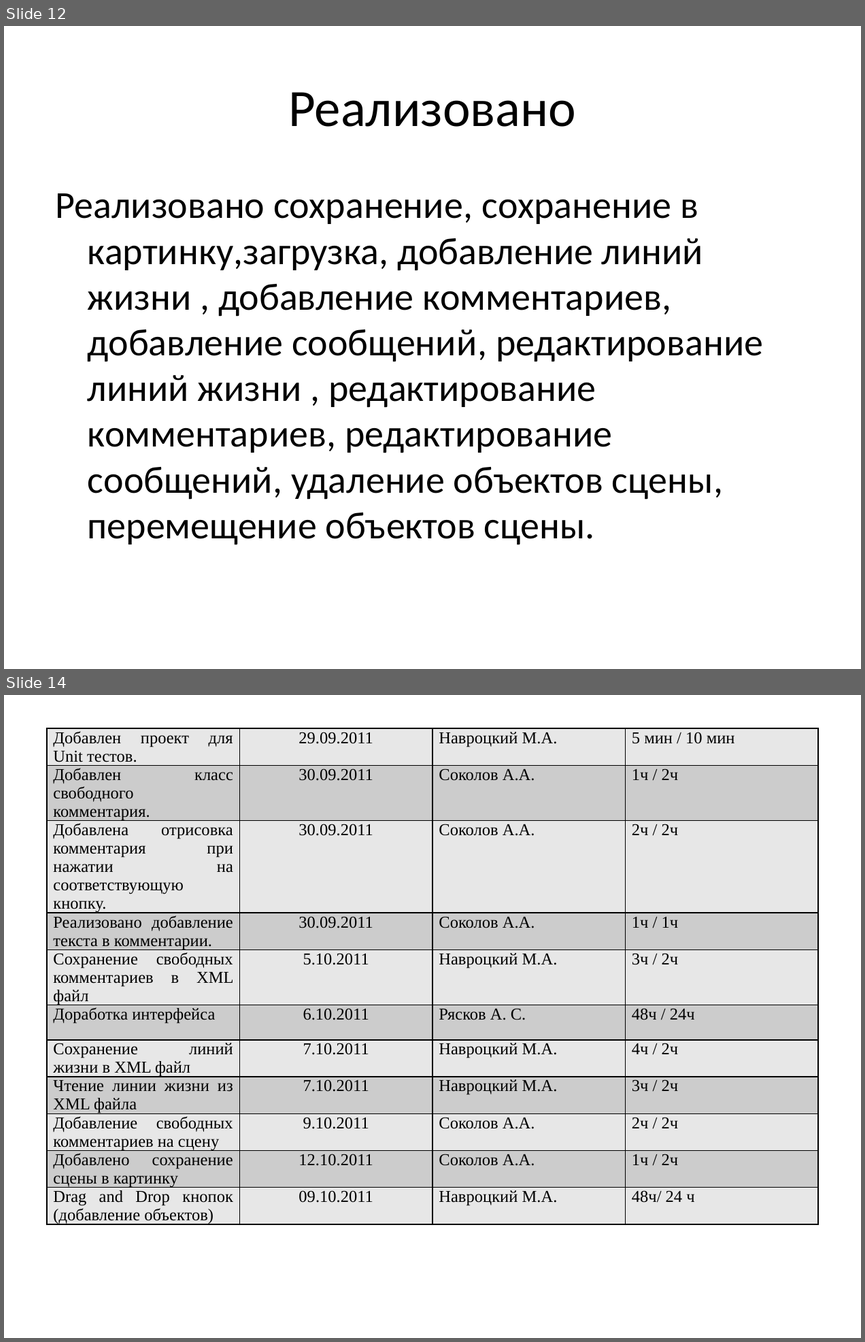
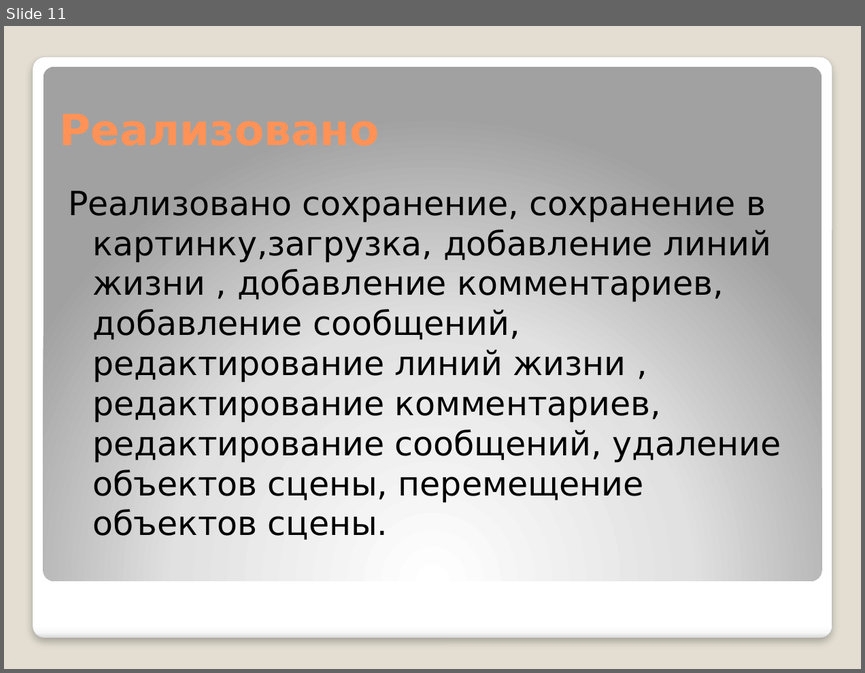
Before and after one commit to ARyaskov/SmilingMoose, a slide deck: Docs/ПрезентацияSumleditor.pptx. Shown one above the other, each under a label of ours: slides 12 and 14 before the commit, slide 11 after it; the slides between them are not shown. The pictures are 865x1342 and 865x673 pixels, drawn with LibreOffice and Linux fonts; fonts in the diff are those of the drawing. Boxes give left, top, right and bottom in pixels: in the first picture for what was removed or moved away, otherwise in the second. Text is boxed around its words. In the diff, an @@ line names an element or a change of style, - is before the commit and + after.

```diff
--- a/Docs/ПрезентацияSumleditor.pptx
+++ b/Docs/ПрезентацияSumleditor.pptx
@@ slide 14 removed at [4,695,861,1338], background #FFFFFF @@
@@ table removed at [47,728,818,1263], 11 rows, 4 columns @@
-Добавлен проект для Unit тестов. | 29.09.2011 | Навроцкий М.А. | 5 мин / 10 мин
-Добавлен класс свободного комментария. | 30.09.2011 | Соколов А.А. | 1ч / 2ч
-Добавлена отрисовка комментария при нажатии на соответствующую кнопку. | 30.09.2011 | Соколов А.А. | 2ч / 2ч
-Реализовано добавление текста в комментарии. | 30.09.2011 | Соколов А.А. | 1ч / 1ч
-Сохранение свободных комментариев в XML файл | 5.10.2011 | Навроцкий М.А. | 3ч / 2ч
-Доработка интерфейса | 6.10.2011 | Рясков А. С. | 48ч / 24ч
-Сохранение линий жизни в XML файл | 7.10.2011 | Навроцкий М.А. | 4ч / 2ч
-Чтение линии жизни из XML файла | 7.10.2011 | Навроцкий М.А. | 3ч / 2ч
-Добавление свободных комментариев на сцену | 9.10.2011 | Соколов А.А. | 2ч / 2ч
-Добавлено сохранение сцены в картинку | 12.10.2011 | Соколов А.А. | 1ч / 2ч
-Drag and Drop кнопок (добавление объектов) | 09.10.2011 | Навроцкий М.А. | 48ч/ 24 ч
@@ what was slide 12 is now slide 11 @@
@@ slide 11 changed as well @@
@@ background #FFFFFF to #E3DED1 @@
@@ rounded rectangle added at [33,57,832,638], fill gradient #FFFFFF to #F7F7F7 to #DADADA, outline #A4A4A4 0.16 pt @@
@@ rounded rectangle added at [43,66,821,580], fill gradient #FFFFFF to #E1E1E1 to #A2A2A2 @@
@@ title removed at [288,92,576,127] @@
-Реализовано
@@ text "Реализовано сохранение, сохранение в картинку,загрузка, ..." at [68,191,781,539]: size 32 to 28 pt, font Calibri to DejaVu Sans; indent changed; less space between paragraphs @@
```
Also in this commit, not shown: 6 other slides changed, 8 slides added, 6 other slides removed.
